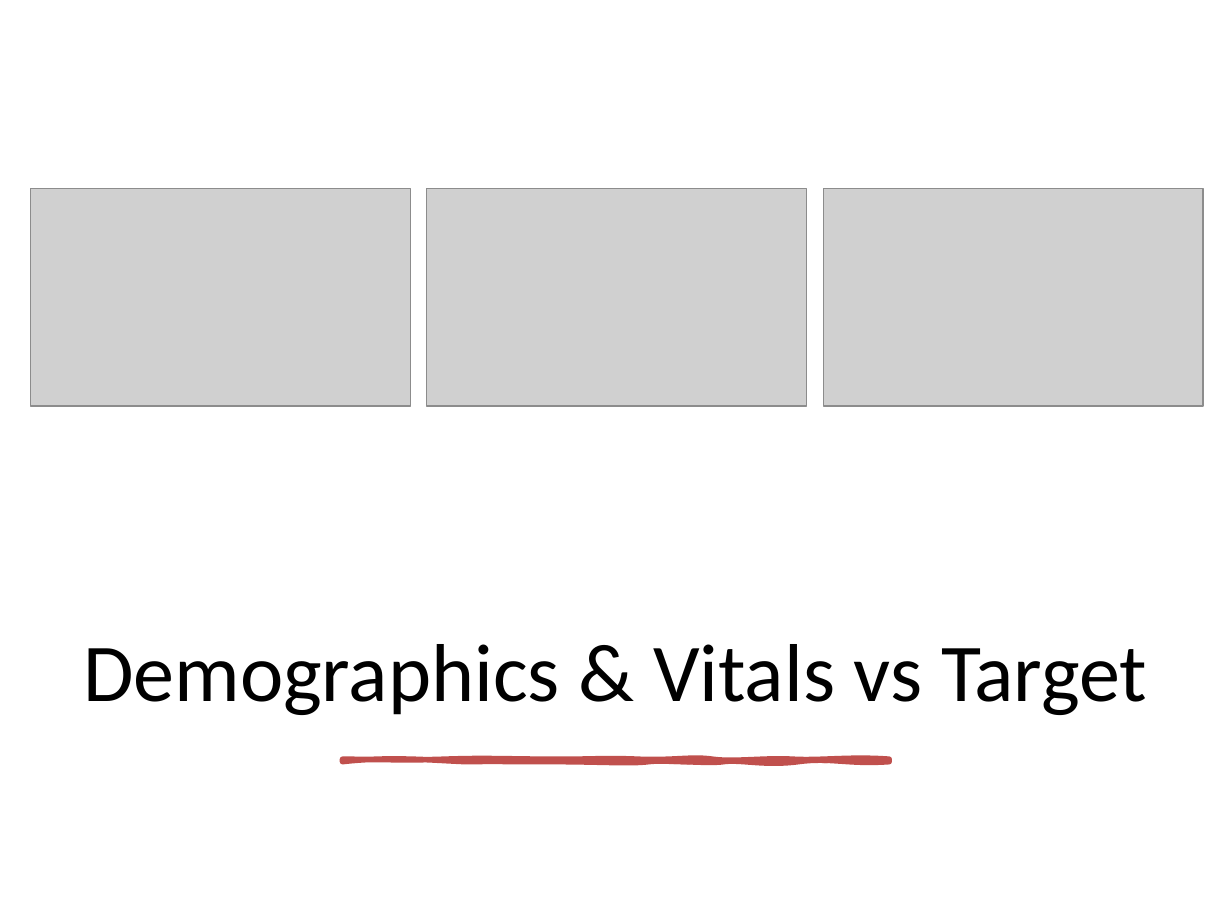
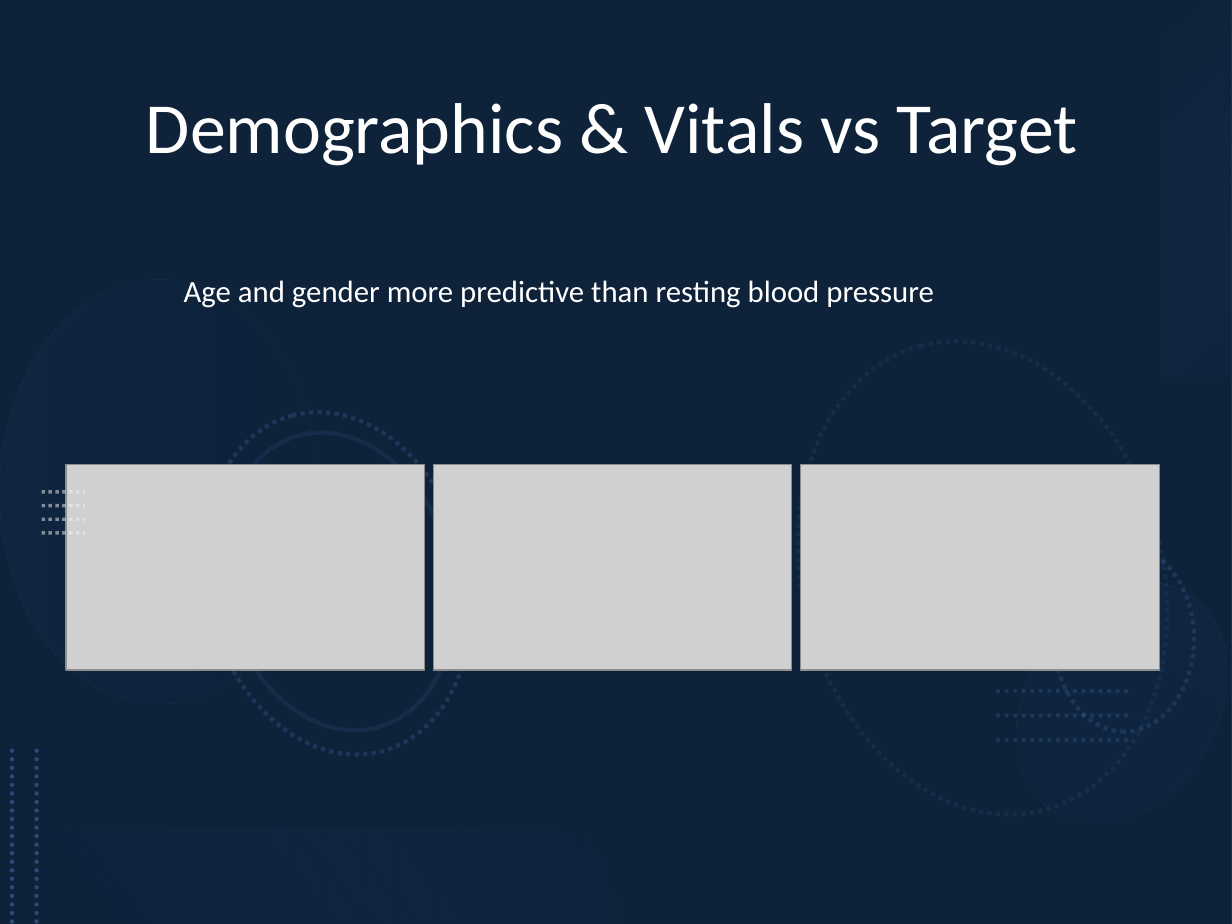
Before and after one commit to AndreaLHazzard/Heart_Disease_Predictor, a slide deck: slide 24 of Heart_Disease_Model_Presentation.pptx (slide 22 before the commit). Drawn at 1232x924 pixels with LibreOffice and Linux fonts; fonts in the diff are those of the drawing; grey boxes stand for pictures. Boxes give left, top, right and bottom in pixels: in the first picture for what was removed or moved away, otherwise in the second. Text is boxed around its words. In the diff, an @@ line names an element or a change of style, - is before the commit and + after.

```diff
--- a/Heart_Disease_Model_Presentation.pptx
+++ b/Heart_Disease_Model_Presentation.pptx
@@ rectangle added at <box>0,0,1232,924</box>, fill #1F497D @@
@@ rectangle added at <box>0,0,1232,924</box>, fill #000000 at 53% opacity @@
@@ rectangle added at <box>1161,0,1232,377</box>, fill gradient #8EB4E3 to #17375E @@
@@ title "Demographics & Vitals vs Target": place and size @@
-title "Demographics & Vitals vs Target" at <box>83,644,1147,715</box>
+title "Demographics & Vitals vs Target" at <box>146,103,1078,166</box>
@@ title "Demographics & Vitals vs Target" at <box>146,103,1078,166</box>: size 48 to 42 pt, text colour #000000 to #FFFFFF; vertical alignment middle to top @@
@@ text added at <box>184,280,934,308</box>, 18 pt, text #FFFFFF @@
+Age and gender more predictive than resting blood pressure
@@ group added at <box>0,280,1232,862</box>: 6 ellipses @@
@@ picture: place and size @@
-picture at <box>31,188,410,405</box>
+picture at <box>67,464,425,670</box>
@@ picture: place and size @@
-picture at <box>426,188,806,405</box>
+picture at <box>434,464,792,670</box>
@@ picture: place and size @@
-picture at <box>823,188,1202,405</box>
+picture at <box>801,464,1159,670</box>
@@ group added at <box>42,492,85,533</box>: 4 lines @@
@@ line added from (998, 691) to (1129, 691), #0F243E 2.5 pt dashed @@
@@ line added from (998, 716) to (1129, 716), #0F243E 2.5 pt dashed @@
@@ line added from (998, 740) to (1129, 740), #0F243E 2.5 pt dashed @@
@@ line added from (12, 750) to (12, 924), #0F243E 2.5 pt dashed @@
@@ line added from (37, 750) to (37, 924), #0F243E 2.5 pt dashed @@
@@ freeform shape removed at <box>342,759,890,761</box> @@
@@ rectangle added at <box>0,828,616,924</box>, fill gradient #0F243E to #558ED5 @@
```
Also in this commit, not shown: 13 other slides changed, 6 slides added, 4 slides removed.
